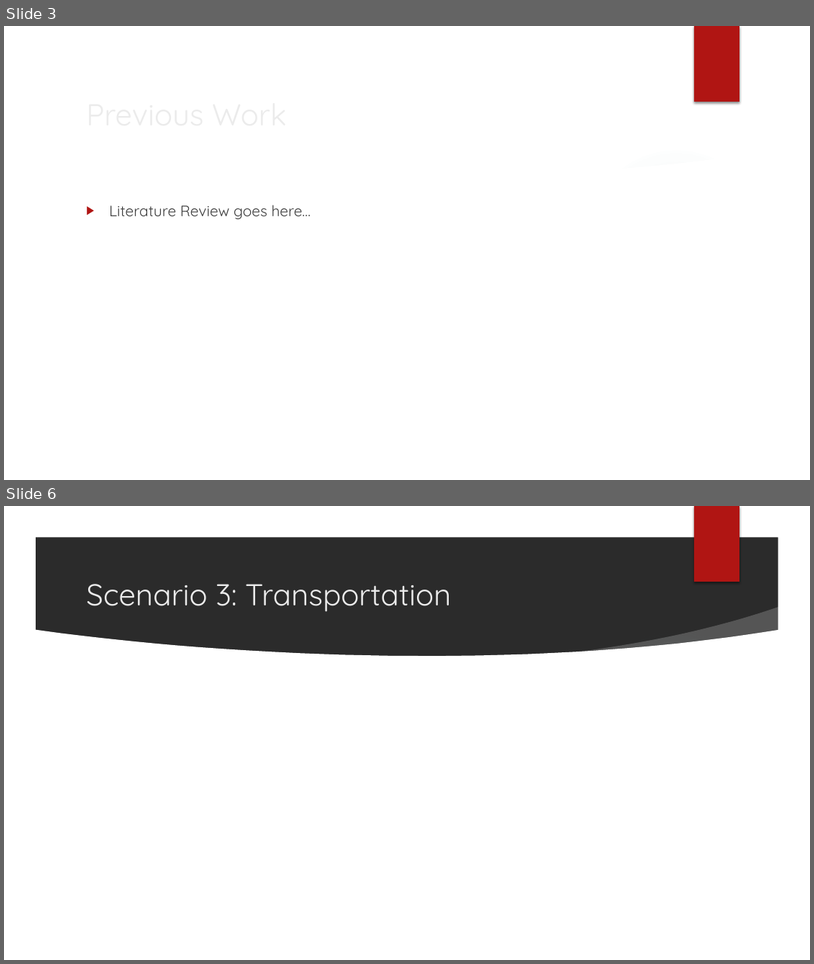
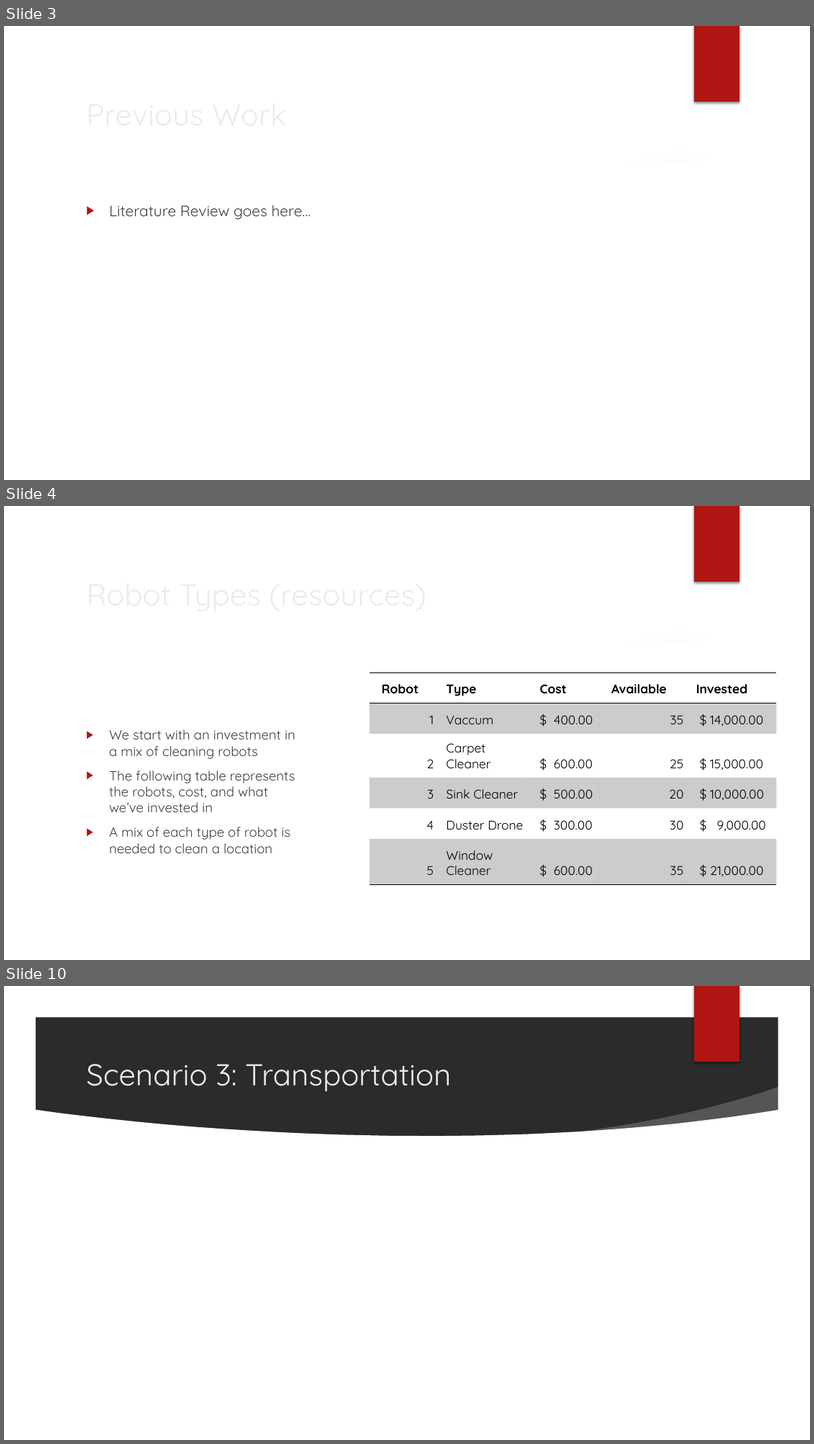
Before and after one commit to cwhd/cobot-operations, a slide deck: Cobot Cleaners.pptx. Shown one above the other, each under a label of ours: slides 3 and 6 before the commit, slides 3, 4 and 10 after it; the slides between them are not shown. The pictures are 814x964 and 814x1444 pixels, drawn with LibreOffice and Linux fonts; fonts in the diff are those of the drawing; background and template pictures are left out; a plain dark background stands for a picture behind light text. Boxes give left, top, right and bottom in pixels: in the first picture for what was removed or moved away, otherwise in the second. Text is boxed around its words. In the diff, an @@ line names an element or a change of style, - is before the commit and + after.

```diff
--- a/Cobot Cleaners.pptx
+++ b/Cobot Cleaners.pptx
@@ slide 4 added at (4, 506, 810, 960), background picture (left out); not listed: 7 template elements that a slide beside it also shows @@
@@ title added at (80, 570, 664, 617), 36 pt, text #EBEBEB @@
+Robot Types (resources)
@@ table added at (369, 672, 777, 895), 6 rows, 5 columns @@
+Robot | Type | Cost | Available | Invested
+1 | Vaccum | $ 400.00 | 35 | $ 14,000.00
+2 | Carpet Cleaner | $ 600.00 | 25 | $ 15,000.00
+3 | Sink Cleaner | $ 500.00 | 20 | $ 10,000.00
+4 | Duster Drone | $ 300.00 | 30 | $ 9,000.00
+5 | Window Cleaner | $ 600.00 | 35 | $ 21,000.00
@@ text added at (109, 729, 296, 853), 16 pt, text #404040 @@
+▶ We start with an investment in a mix of cleaning robots
+▶ The following table represents the robots, cost, and what we’ve invested in
+▶ A mix of each type of robot is needed to clean a location
@@ what was slide 6 is now slide 10 @@
```
Also in this commit, not shown: 2 slides changed, 4 other slides added, 1 slide removed, 1 other file.
